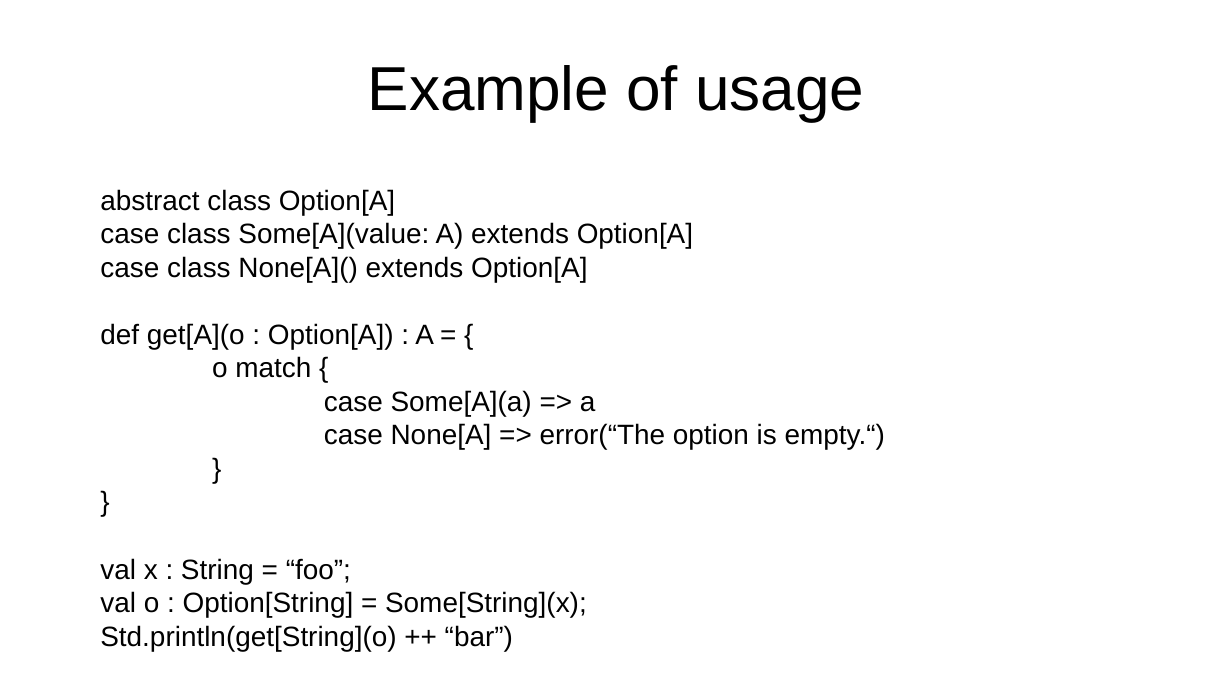
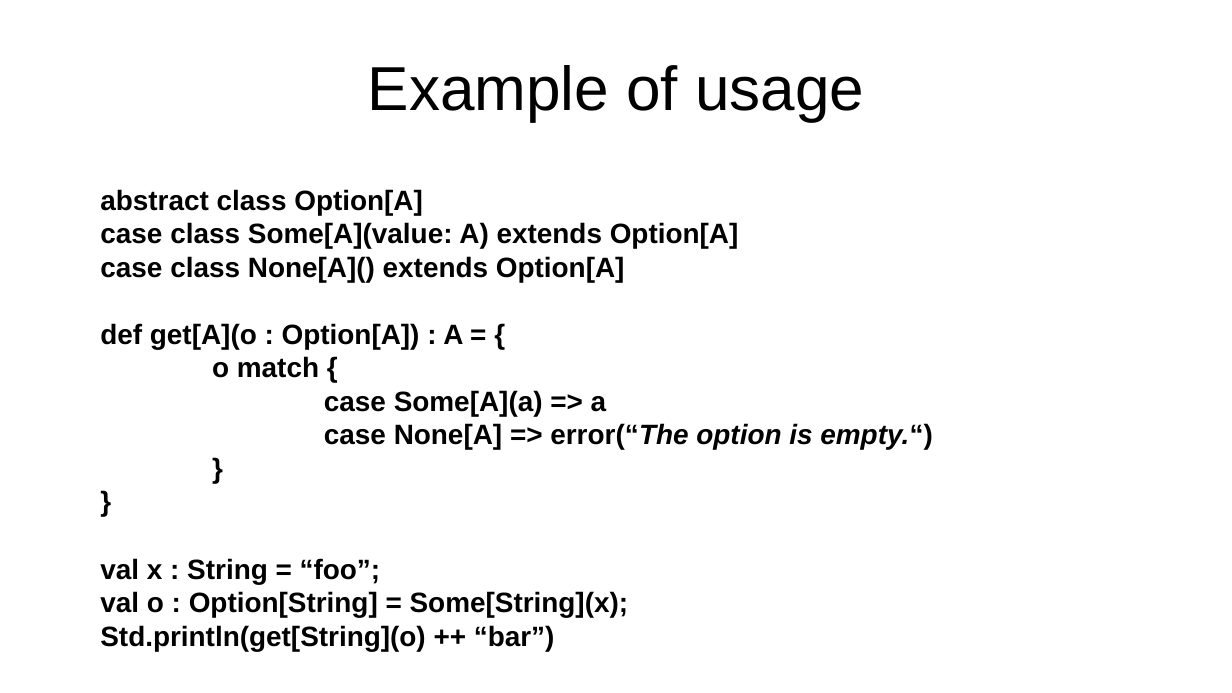
Before and after one commit to SFulpius/CLP-lab07, a slide deck: slide 3 of lab07_presentation.odp. Drawn at 1232x693 pixels with LibreOffice and Linux fonts; fonts in the diff are those of the drawing. Boxes give left, top, right and bottom in pixels: in the first picture for what was removed or moved away, otherwise in the second. Text is boxed around its words. In the diff, an @@ line names an element or a change of style, - is before the commit and + after.

Commit message:
Style change to the presentation

```diff
--- a/lab07_presentation.odp
+++ b/lab07_presentation.odp
@@ text "abstract class Option[A]" at (x1=100, y1=189, x2=932, y2=651): bold on; italic on in "error(“The option is empty.“)" @@
```
Also in this commit, not shown: 5 other slides changed.
